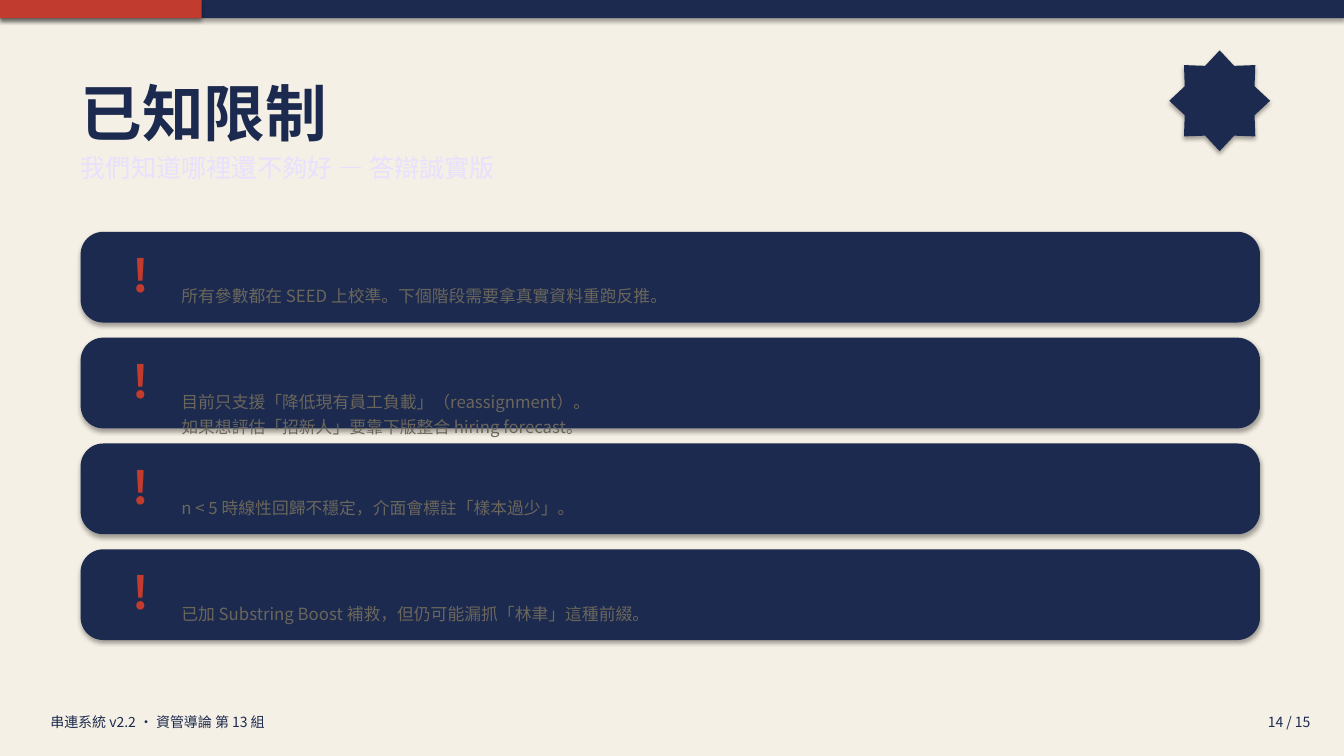
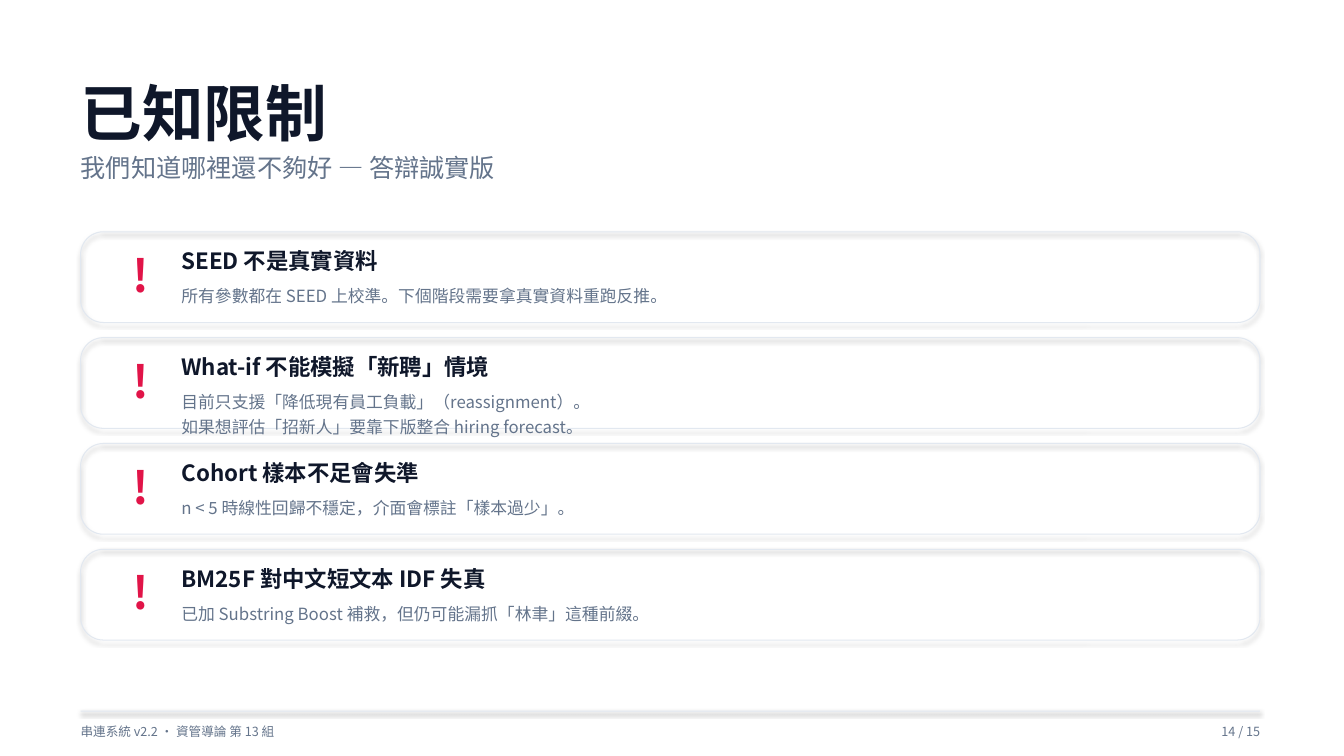
Before and after one commit to Peter2594/chuanlien-system-v2, a slide deck: slide 14 of docs/串連系統_簡報.pptx. Drawn at 1344x756 pixels with LibreOffice and Linux fonts; fonts in the diff are those of the drawing. Boxes give left, top, right and bottom in pixels: in the first picture for what was removed or moved away, otherwise in the second. Text is boxed around its words. In the diff, an @@ line names an element or a change of style, - is before the commit and + after.

```diff
--- a/docs/串連系統_簡報.pptx
+++ b/docs/串連系統_簡報.pptx
@@ rectangle at (x1=0, y1=0, x2=1344, y2=756): fill #F5F0E5 to #FFFFFF @@
@@ rectangle removed at (x1=0, y1=0, x2=202, y2=18) @@
@@ star removed at (x1=1170, y1=50, x2=1270, y2=151) @@
@@ text "已知限制" at (x1=81, y1=83, x2=327, y2=142): text colour #1B2A4E to #0F172A @@
@@ text added at (x1=81, y1=156, x2=495, y2=179), 18 pt, text #64748B @@
+我們知道哪裡還不夠好 — 答辯誠實版
@@ text added at (x1=181, y1=250, x2=378, y2=271), 16 pt, text #0F172A, bold @@
+SEED 不是真實資料
@@ text added at (x1=181, y1=356, x2=489, y2=377), 16 pt, text #0F172A, bold @@
+What-if 不能模擬「新聘」情境
@@ text added at (x1=181, y1=462, x2=419, y2=483), 16 pt, text #0F172A, bold @@
+Cohort 樣本不足會失準
@@ fill #1B2A4E to none; outline none to #E2E8F0 0.75 pt in 4 elements at (x1=81, y1=232, x2=1260, y2=323), (x1=81, y1=338, x2=1260, y2=429), (x1=81, y1=444, x2=1260, y2=534), (x1=81, y1=549, x2=1260, y2=640) @@
@@ text colour #C13C2E to #E11448 in 4 elements at (x1=111, y1=237, x2=171, y2=308), (x1=111, y1=343, x2=171, y2=413), (x1=111, y1=449, x2=171, y2=519), (x1=111, y1=555, x2=171, y2=625) @@
@@ text added at (x1=181, y1=568, x2=486, y2=589), 16 pt, text #0F172A, bold @@
+BM25F 對中文短文本 IDF 失真
@@ text colour #6B665C to #64748B in 4 elements at (x1=181, y1=287, x2=667, y2=304), (x1=181, y1=394, x2=590, y2=437), (x1=181, y1=500, x2=575, y2=516), (x1=181, y1=606, x2=649, y2=624) @@
@@ rectangle resized from (x1=0, y1=0, x2=1344, y2=18) to (x1=81, y1=711, x2=1260, y2=712) @@
@@ rectangle at (x1=81, y1=711, x2=1260, y2=712): fill #1B2A4E to #E2E8F0 @@
@@ text "串連系統 v2.2 · 資管導論 第 ..." moved from (x1=50, y1=715, x2=265, y2=728) to (x1=81, y1=725, x2=275, y2=737) @@
@@ text "串連系統 v2.2 · 資管導論 第 ..." at (x1=81, y1=725, x2=275, y2=737): size 10 to 9 pt, text colour #1B2A4E to #64748B @@
@@ text "14 / 15" at (x1=1221, y1=727, x2=1260, y2=736): size 10 to 9 pt, text colour #1B2A4E to #64748B @@
@@ text "14 / 15" moved from (x1=1268, y1=716, x2=1311, y2=727) to (x1=1221, y1=727, x2=1260, y2=736) @@
```
Also in this commit, not shown: 14 other slides changed, 1 other file.
